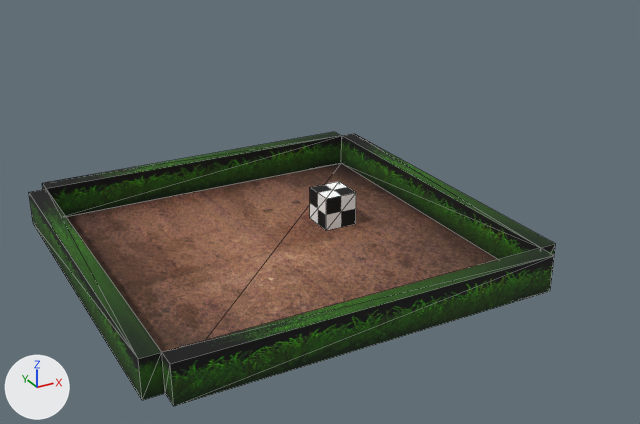
An edit to the FBX model bin/resources/space/test/space.FBX, drawn before and after from the same camera.
Both versions are drawn from a 50 mm lens placed at (-0.487, -1.015, 0.55), pointed at (0.102, 0.055, 0.015). Lighting does not change. The marker at lower left points along +X, +Y and +Z. Mesh edges are drawn as thin lines. Objects named as collision shapes, trigger or cutter boxes, shadow casters or lower levels of detail are left out. Where no turn or scale is listed for an object, it has been applied to the vertices.

Objects in the first picture: 'Box001', 'floor', 'wall001', 'wall002', 'wall003', 'wall004'.
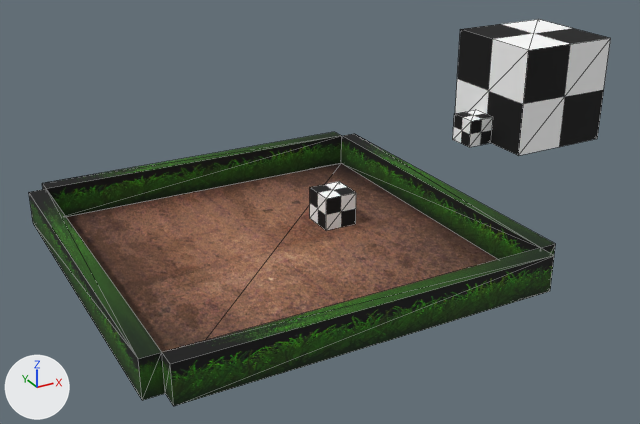
Where the change shows, as pixel boxes (x1, y1, x2, y2) in the pictures (640 x 424 px):
'Box003', added
    after: (455, 19, 611, 156)
'Box002', added
    after: (453, 110, 493, 147)

Edits to the bpy script that builds the scene:
```text
Add ob_box002:
    ob_box002 = bpy.data.objects.new('Box002', me_mesh_010)
    ob_box002.location = (0.528, 0.238, 0.0)
    ob_box002.scale = (0.0254, 0.0254, 0.0254)
Add ob_box003:
    ob_box003 = bpy.data.objects.new('Box003', me_mesh_010)
    ob_box003.location = (0.649, 0.23, 0.0)
    ob_box003.scale = (0.0962, 0.0962, 0.0962)
```
